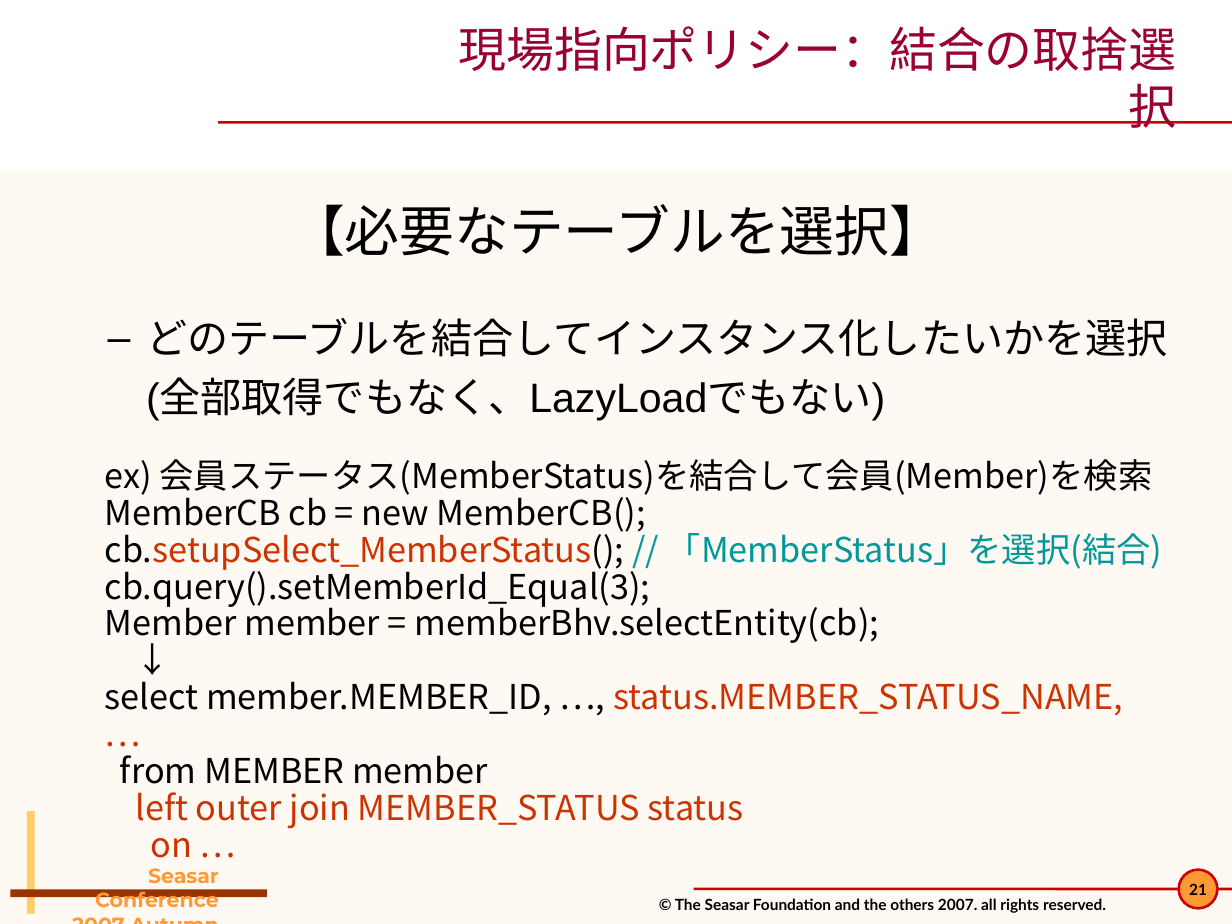
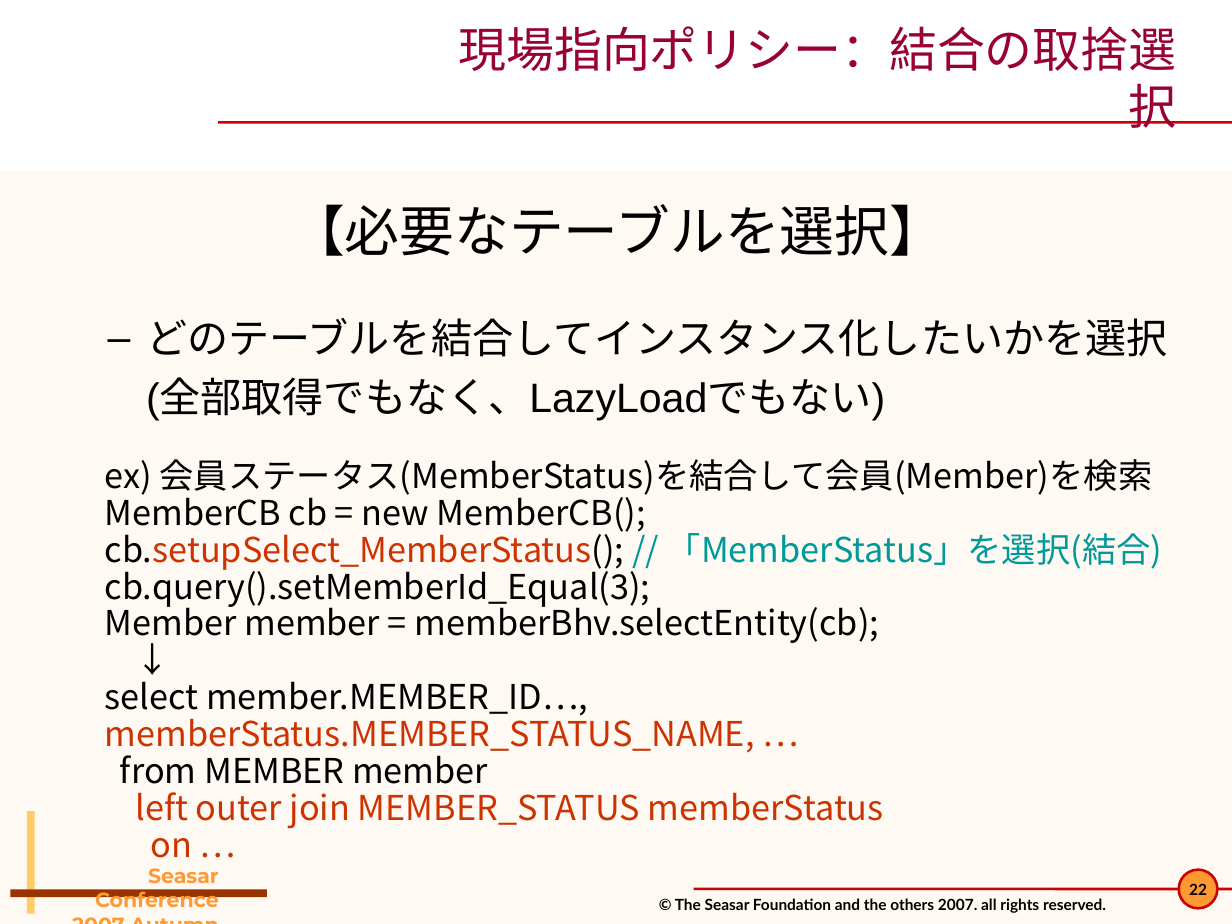
Before and after one commit to seasarorg/dbflute, a slide deck: slide 22 of dbflute/etc/doc/pres/sc2007a_2-DBFlute.ppt (slide 21 before the commit). Drawn at 1232x924 pixels with LibreOffice and Linux fonts; fonts in the diff are those of the drawing; background and template pictures are left out. Boxes give left, top, right and bottom in pixels: in the first picture for what was removed or moved away, otherwise in the second. Text is boxed around its words. In the diff, an @@ line names an element or a change of style, - is before the commit and + after.

```diff
--- a/dbflute/etc/doc/pres/sc2007a_2-DBFlute.ppt
+++ b/dbflute/etc/doc/pres/sc2007a_2-DBFlute.ppt
@@ text at box(105, 681, 755, 756): text changed @@
-select member.MEMBER_ID, …, status.MEMBER_STATUS_NAME, …
+select member.MEMBER_ID…, memberStatus.MEMBER_STATUS_NAME, …
@@ text at box(135, 792, 884, 829): text changed @@
-left outer join MEMBER_STATUS status
+left outer join MEMBER_STATUS memberStatus
@@ page number at box(1189, 883, 1207, 895): text changed @@
-21
+22
```
Also in this commit, not shown: 32 other slides changed, 1 slide added, 2 other files.
